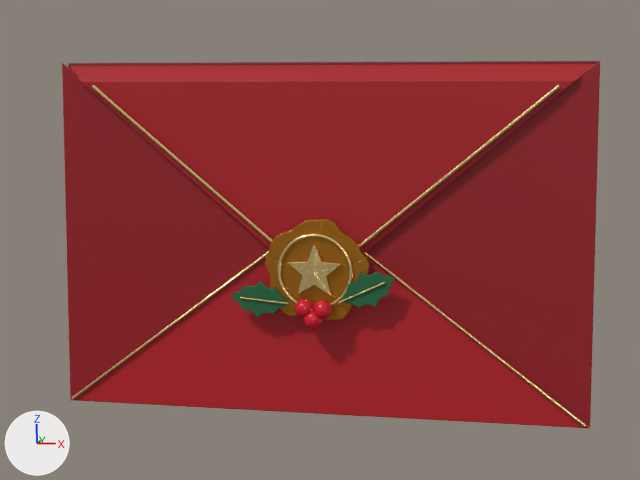
The Blender file models/christmas-envelope/envelope.blend as it was, and as the next commit left it.
Rendered twice from the file's camera 'PreviewCamera'. Arrows for +X, +Y and +Z are at lower left; the lights stay in place. The first picture is the older version.

In view in the first picture: 'Flap', 'FlapTrim', 'PocketBottom', 'PocketLeft', 'PocketRight', 'PocketTrim', 'SealHolly0', 'SealHolly1', 'SealWax0', 'SealWax1', 'SealWax2', 'SealWax4' and 16 more.
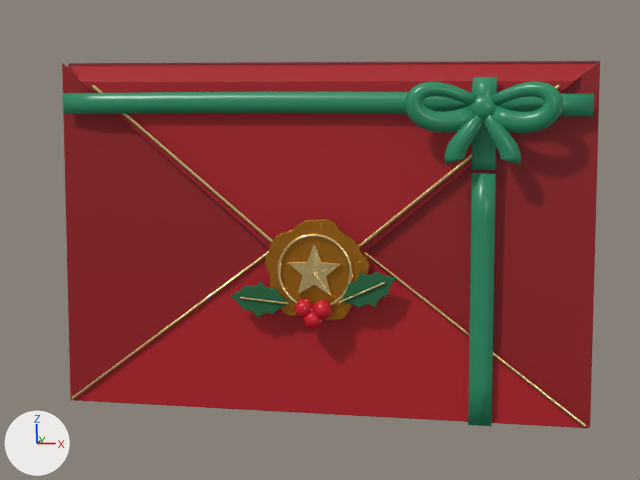
Diff of the bpy script that builds the scene:
```diff
--- a/models/christmas-envelope/envelope.blend.py
+++ b/models/christmas-envelope/envelope.blend.py
@@ mat_satinribbon @@
+mat_satinribbon = principled_material('SatinRibbon')
+mat_satinribbon.base_color = (0.0242, 0.275, 0.133)  # green #2b8f66
+mat_satinribbon.roughness = 0.31
@@ me_ribbonpocketband @@
+me_ribbonpocketband.from_pydata(...)  # 42 vertices, 38 faces; spans x 0.902..1.038, y -0.113..-0.078, z -1.056..0.417
+me_ribbonpocketband.polygons.foreach_set('use_smooth', [True] * 38)
+me_ribbonpocketband.materials.append(mat_satinribbon)  # green #2b8f66
@@ me_ribbonbow @@
+me_ribbonbow.from_pydata(...)  # 624 vertices, 614 faces; spans x -1.57..1.57, y -0.26..-0.09, z 0.44..0.96
+me_ribbonbow.polygons.foreach_set('use_smooth', [True] * 614)
+me_ribbonbow.materials.append(mat_satinribbon)  # green #2b8f66
@@ ob_ribbonpocketband @@
+ob_ribbonpocketband = bpy.data.objects.new('RibbonPocketBand', me_ribbonpocketband)
+ob_ribbonpocketband.parent = ob_envelope
+ob_ribbonpocketband.location = (0.0, 0.0, 0.0)
@@ ob_ribbonbow @@
+ob_ribbonbow = bpy.data.objects.new('RibbonBow', me_ribbonbow)
+ob_ribbonbow.parent = ob_flap
+ob_ribbonbow.matrix_parent_inverse = Matrix(((1.0, 0.0, 0.0, 0.0), (0.0, 1.0, 0.0, -0.073), (0.0, 0.0, 1.0, -1.044), (0.0, 0.0, 0.0, 1.0)))
+ob_ribbonbow.location = (0.0, 0.0, 0.0)
```

Location of each change, (x1, y1, x2, y2) in pixels of the pictures (640 x 480 px):
'RibbonBow', added (green)
    after: (63, 77, 594, 170)
'RibbonPocketBand', added (green)
    after: (468, 173, 496, 426)
